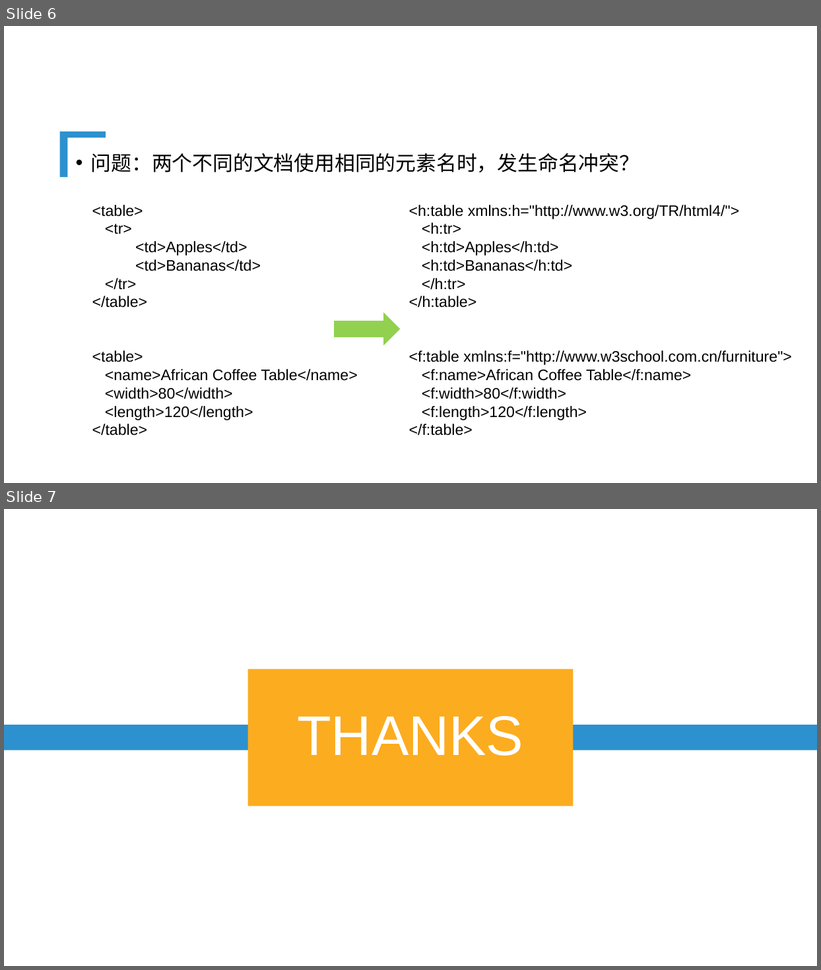
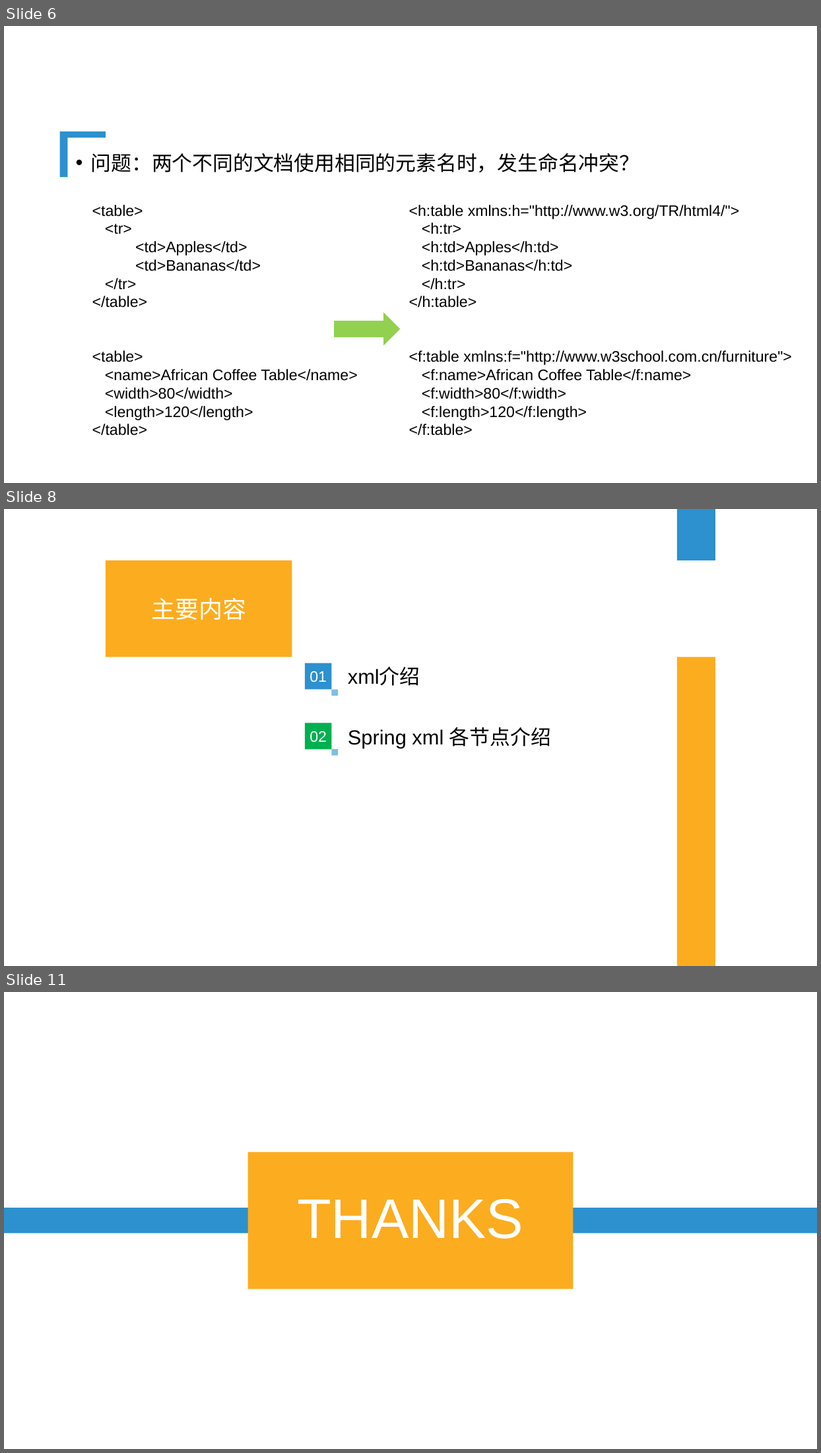
Before and after one commit to lj199117/MyNote, a slide deck: app.xml总结.pptx. Shown one above the other, each under a label of ours: slides 6 and 7 before the commit, slides 6, 8 and 11 after it; the slides between them are not shown. The pictures are 821x970 and 821x1453 pixels, drawn with LibreOffice and Linux fonts; fonts in the diff are those of the drawing; background and template pictures are left out. Boxes give left, top, right and bottom in pixels: in the first picture for what was removed or moved away, otherwise in the second. Text is boxed around its words. In the diff, an @@ line names an element or a change of style, - is before the commit and + after.

```diff
--- a/app.xml总结.pptx
+++ b/app.xml总结.pptx
@@ slide 8 added at bbox=[4, 509, 817, 966], background #FFFFFF @@
@@ rectangle added at bbox=[677, 509, 716, 560], fill #2C91CE @@
@@ rectangle added at bbox=[106, 560, 292, 657], fill #FCAC1F, 28 pt, text #FFFFFF @@
+主要内容
@@ rectangle added at bbox=[305, 663, 331, 690], fill #2C91CE, 18 pt, text #FFFFFF @@
+01
@@ rectangle added at bbox=[677, 657, 716, 966], fill #FCAC1F @@
@@ text added at bbox=[348, 668, 420, 686], 24 pt, text #000000 @@
+xml介绍
@@ rectangle added at bbox=[331, 690, 338, 696], fill #7EBDE4 @@
@@ rectangle added at bbox=[305, 723, 331, 749], fill #00B050, 18 pt, text #FFFFFF @@
+02
@@ text added at bbox=[348, 727, 551, 748], 24 pt, text #000000 @@
+Spring xml 各节点介绍
@@ rectangle added at bbox=[331, 749, 338, 755], fill #7EBDE4 @@
@@ what was slide 7 is now slide 11 @@
```
Also in this commit, not shown: 3 other slides added, 2 other files.
